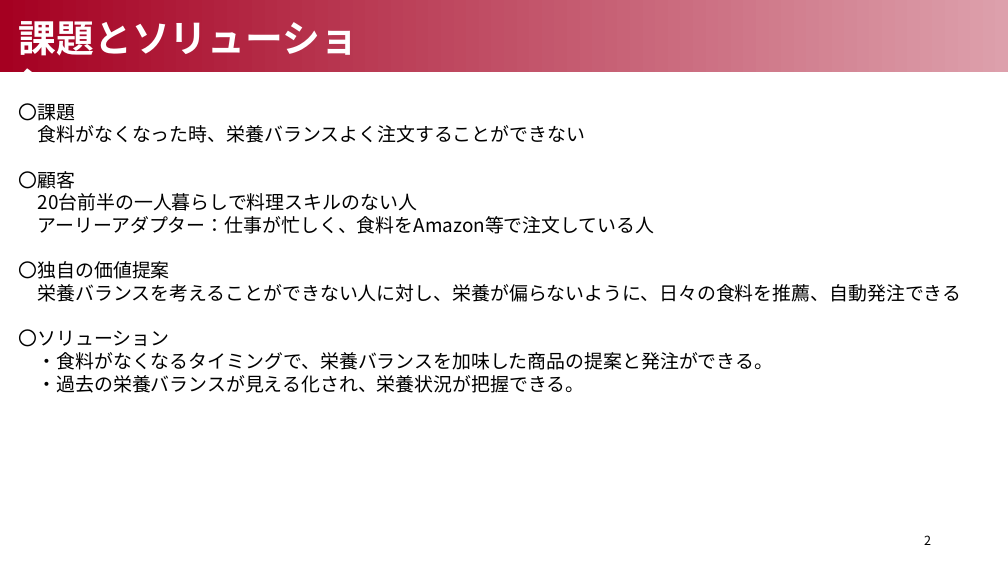
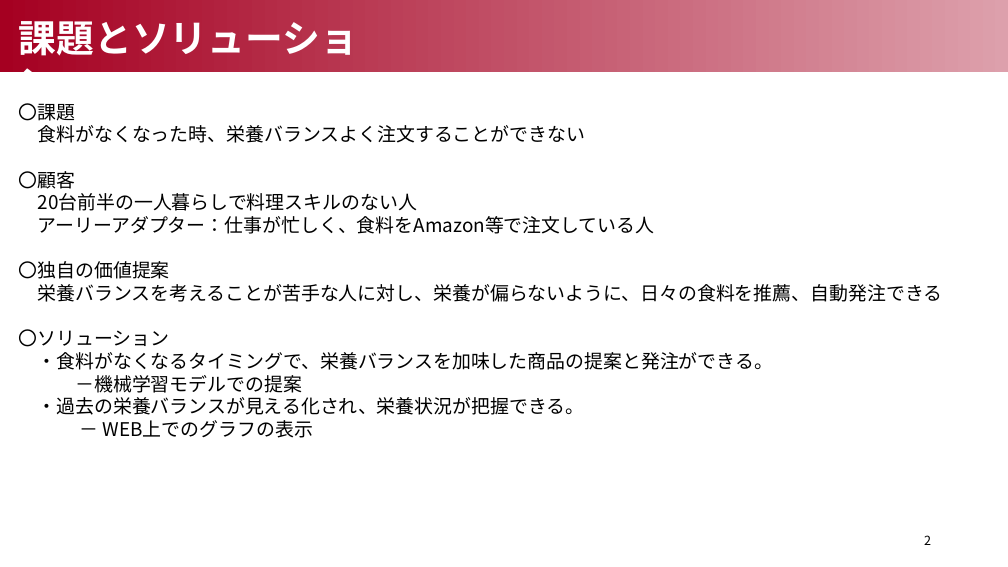
Before and after one commit to Smart-SE/sse2019-group5, a slide deck: slide 3 of spec/K1_group5_Presentation.pptx. Drawn at 1008x567 pixels with LibreOffice and Linux fonts; fonts in the diff are those of the drawing. Boxes give left, top, right and bottom in pixels: in the first picture for what was removed or moved away, otherwise in the second. Text is boxed around its words. In the diff, an @@ line names an element or a change of style, - is before the commit and + after.

```diff
--- a/spec/K1_group5_Presentation.pptx
+++ b/spec/K1_group5_Presentation.pptx
@@ text at <box>38,284,943,302</box>: text changed @@
-栄養バランスを考えることができない人に対し、栄養が偏らないように、日々の食料を推薦、自動発注できる
+栄養バランスを考えることが苦手な人に対し、栄養が偏らないように、日々の食料を推薦、自動発注できる
@@ text at <box>75,375,302,393</box>: paragraph added @@
+－機械学習モデルでの提案
@@ text at <box>103,420,313,438</box>: paragraph added @@
+－ WEB上でのグラフの表示
```
Also in this commit, not shown: 7 other slides changed, 2 slides added, 6 slides removed.
